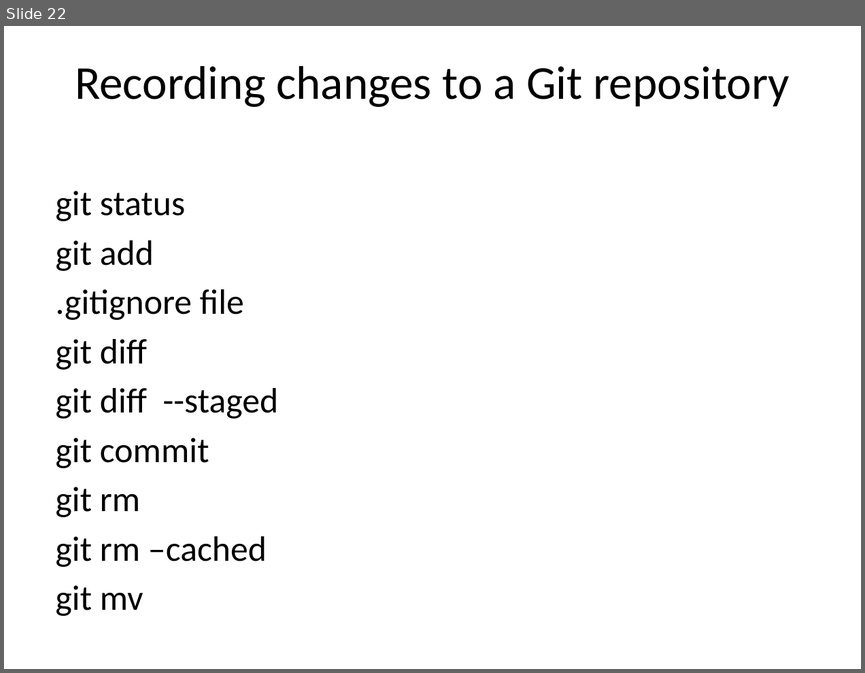
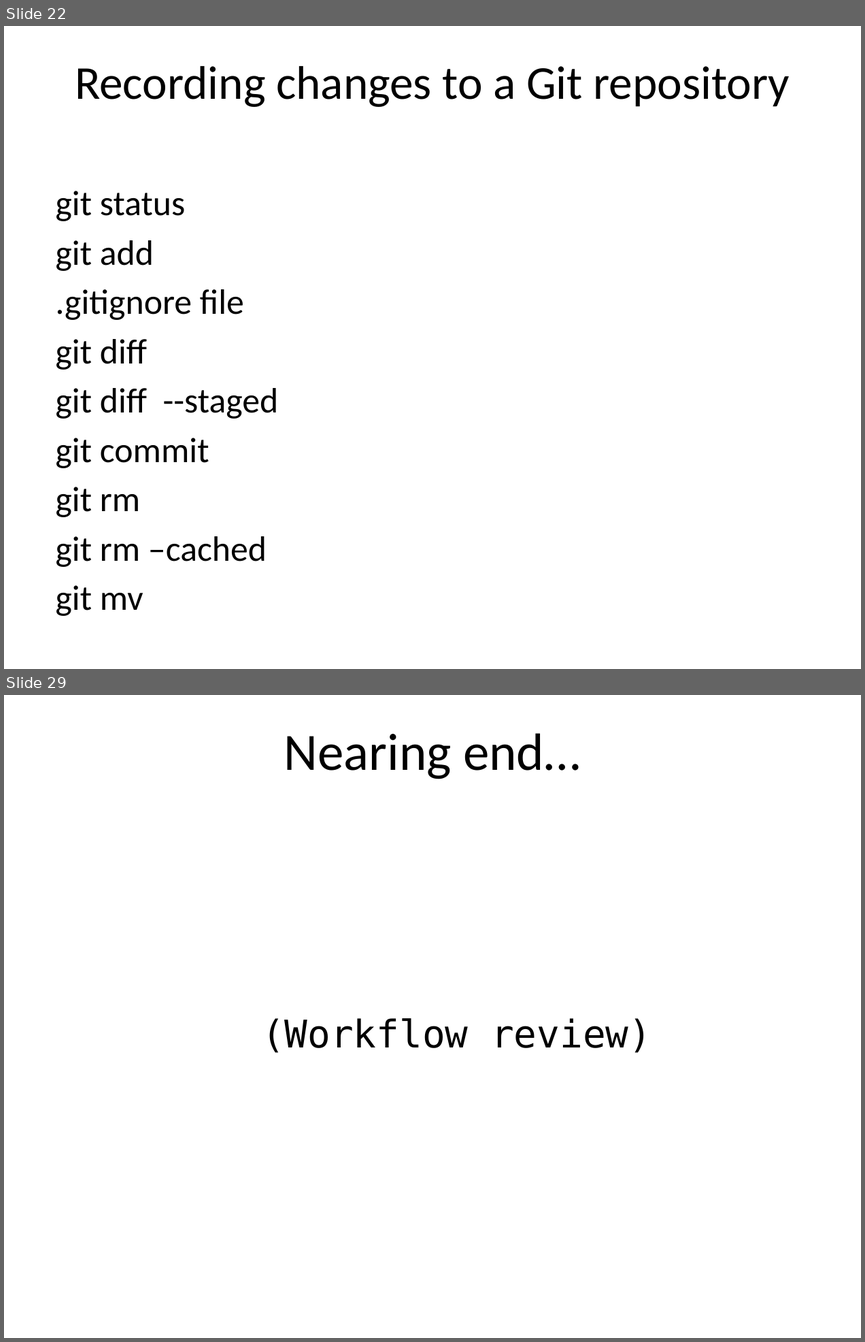
Before and after one commit to agentzz9/GITBasics, a slide deck: GIT version control.pptx. Shown one above the other, each under a label of ours: slide 22 before the commit, slides 22 and 29 after it; the slides between them are not shown. The pictures are 865x673 and 865x1342 pixels, drawn with LibreOffice and Linux fonts; fonts in the diff are those of the drawing. Boxes give left, top, right and bottom in pixels: in the first picture for what was removed or moved away, otherwise in the second. Text is boxed around its words. In the diff, an @@ line names an element or a change of style, - is before the commit and + after.

```diff
--- a/GIT version control.pptx
+++ b/GIT version control.pptx
@@ slide 29 added at (x1=4, y1=695, x2=861, y2=1338), background #FFFFFF @@
@@ title added at (x1=284, y1=733, x2=580, y2=779), 44 pt, text #000000 @@
+Nearing end…
@@ text added at (x1=262, y1=1018, x2=651, y2=1053), 32 pt, text #000000 @@
+(Workflow review)
```
Also in this commit, not shown: 9 other slides added.
